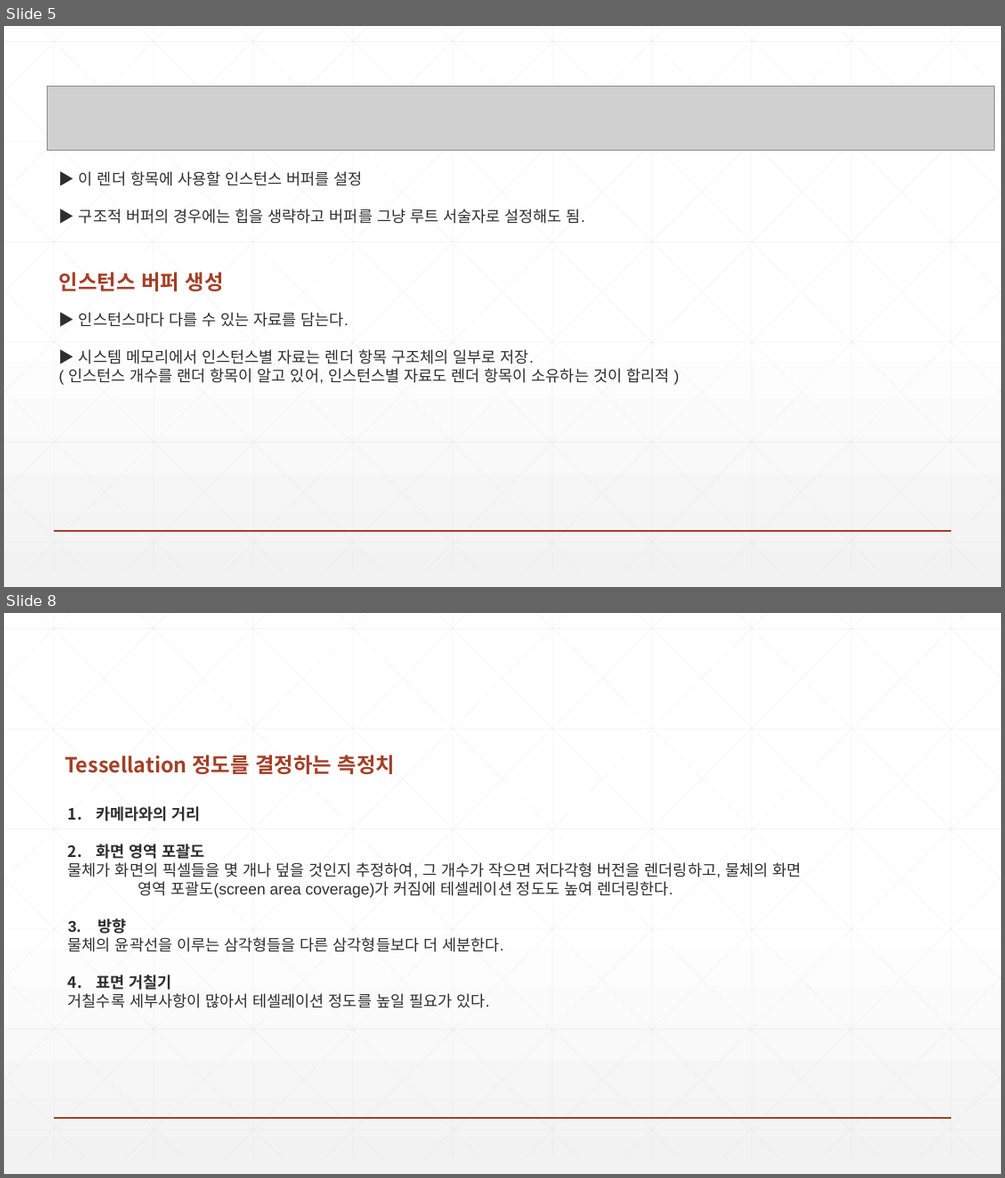
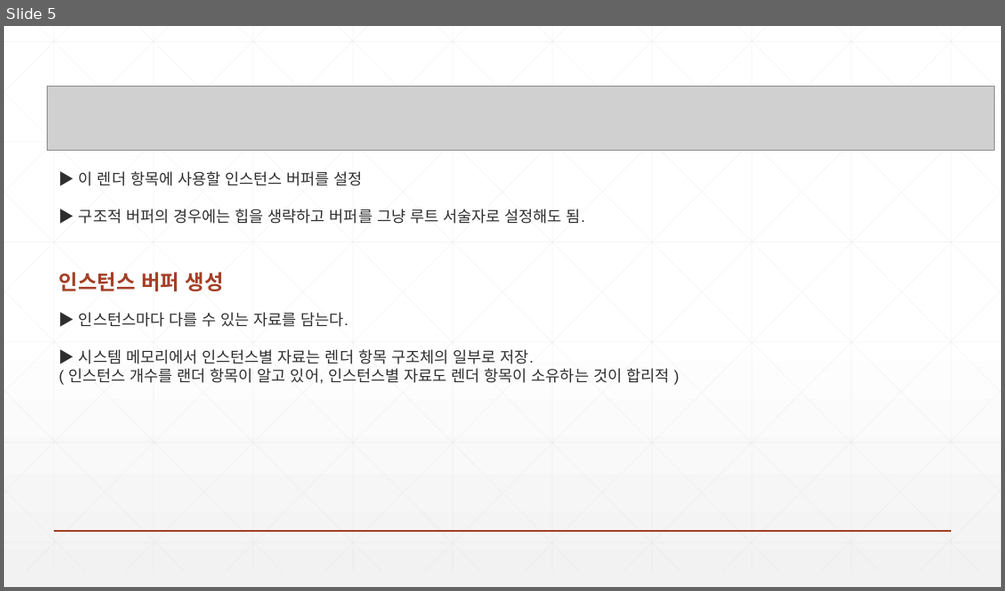
Before and after one commit to earthboom/CodingStudy, a slide deck: Common/Chapter16 InstancingAndCulling.pptx. Shown one above the other, each under a label of ours: slides 5 and 8 before the commit, slide 5 after it; the slides between them are not shown. The pictures are 1005x1178 and 1005x591 pixels, drawn with LibreOffice and Linux fonts; fonts in the diff are those of the drawing; grey boxes stand for pictures. Boxes give left, top, right and bottom in pixels: in the first picture for what was removed or moved away, otherwise in the second. Text is boxed around its words. In the diff, an @@ line names an element or a change of style, - is before the commit and + after.

```diff
--- a/Common/Chapter16 InstancingAndCulling.pptx
+++ b/Common/Chapter16 InstancingAndCulling.pptx
@@ slide 8 removed at <box>4,613,1001,1174</box>, background gradient #FFFFFF to #F2F2F2; not listed: 47 template elements that a slide beside it also shows @@
@@ title removed at <box>65,755,395,774</box> @@
-Tessellation 정도를 결정하는 측정치
@@ text removed at <box>68,806,801,1008</box> @@
-1. 카메라와의 거리
-2. 화면 영역 포괄도
-물체가 화면의 픽셀들을 몇 개나 덮을 것인지 추정하여, 그 개수가 작으면 저다각형 버전을 렌더링하고, 물체의 화면 영역 포괄도(screen area coverage)가 커짐에 테셀레이션 정도도 높여 렌더링한다.
-3. 방향
-물체의 윤곽선을 이루는 삼각형들을 다른 삼각형들보다 더 세분한다.
-4. 표면 거칠기
-거칠수록 세부사항이 많아서 테셀레이션 정도를 높일 필요가 있다.
```
Also in this commit, not shown: 4 slides added, 7 other slides removed, 12 other files.
